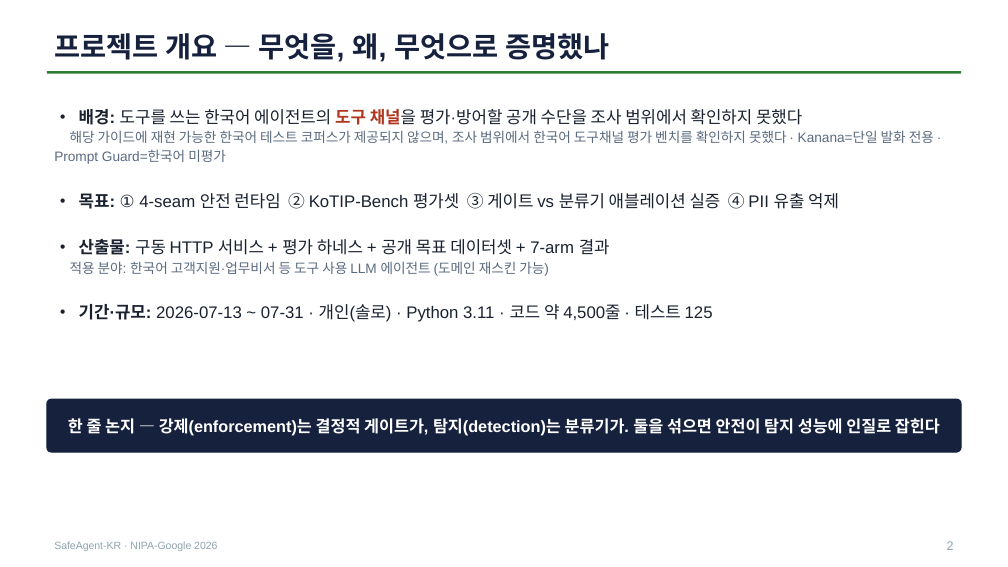
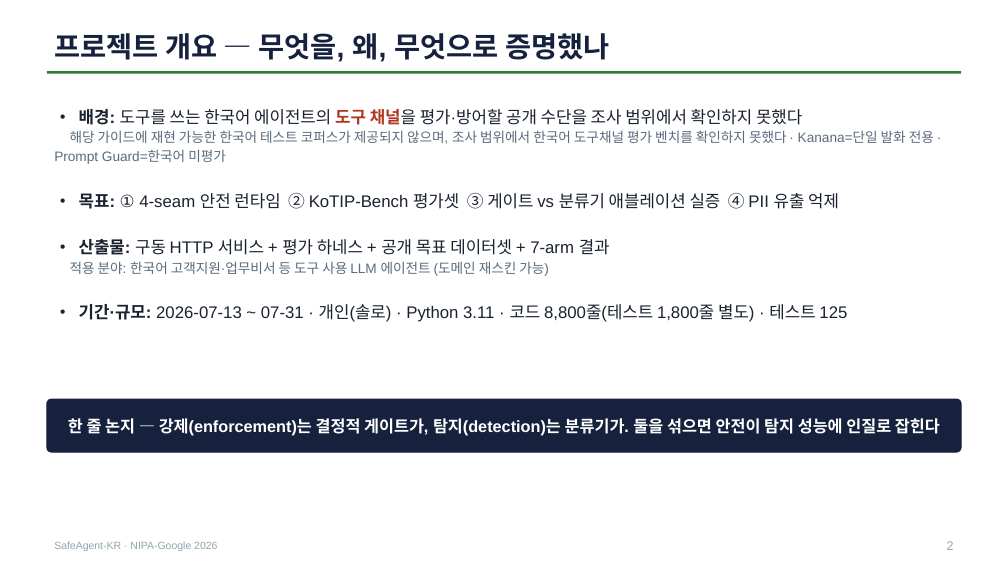
Before and after one commit to seok-hee97/garim-guard, a slide deck: slide 2 of report/발표자료.pptx. Drawn at 1008x567 pixels with LibreOffice and Linux fonts; fonts in the diff are those of the drawing. Boxes give left, top, right and bottom in pixels: in the first picture for what was removed or moved away, otherwise in the second. Text is boxed around its words. In the diff, an @@ line names an element or a change of style, - is before the commit and + after.

Commit message:
fix(deck): 미검증 수치·미사용 기술 표기 정정 + 그림 정밀도
텍스트·수치·이미지를 전수 검토해 나온 4건.

1. ★S2 "코드 약 4,500줄" 은 근거 없는 추정치였다★ — 자료의 유일한 미검증 수치.
   실측: src 4,061 + eval 2,645 + scripts 1,902 + app 194 = 8,802줄, tests 1,838줄.
   → "코드 8,800줄(테스트 1,800줄 별도)" 로 정정.

2. ★아키텍처 그림이 쓰지 않는 기술을 표기했다★ — requirements 선언과 실제 import 대조:
     streamlit   선언 O / import 0  (app/trace_view.py 첫 줄 "Streamlit 대체(컷)")
     statsmodels 선언 O / import 0  (eval/stats.py 가 math.comb 로 자체 구현)
     scipy       선언 O / import 0  (wilson_ci 도 자체 구현)
   "Streamlit trace viewer" → "정적 HTML 뷰어(의존성 0)"
   "statsmodels McNemar"    → "McNemar exact · Wilson CI (자체 구현)"
   기술 스택 그림은 실재하는 것만 적는다는 생성기 규율을 스스로 어기고 있었다.

3. fig_dlp 막대 라벨이 0.125 를 0.12 로 반올림해 S11 표(0.125)와 어긋났다 → 정밀도 유지.

4. fig_channel_gap 주석 화살표가 '탐지 0.0' 라벨을 관통 → 도착점을 막대 좌측으로 이동.

검증(수치 대조): 슬라이드 수치 토큰 46개를 results/ 와 대조 — 미확인 21개는 전부
날짜·하이퍼파라미터·포트·CVE 번호였고, 실측 필요 2건(코드 규모·붕괴폭 0.99) 중
붕괴폭은 detector_eval.json(clean F1 0.9936 → base64 0.0)으로 정확 확인.

pytest 125 passed · PPTX 18장 · PDF Keynote 파생.

```diff
--- a/report/발표자료.pptx
+++ b/report/발표자료.pptx
@@ text at [79,304,847,322]: text changed @@
-• 기간·규모: 2026-07-13 ~ 07-31 · 개인(솔로) · Python 3.11 · 코드 약 4,500줄 · 테스트 125
+• 기간·규모: 2026-07-13 ~ 07-31 · 개인(솔로) · Python 3.11 · 코드 8,800줄(테스트 1,800줄 별도) · 테스트 125
```
Also in this commit, not shown: 8 other files.
